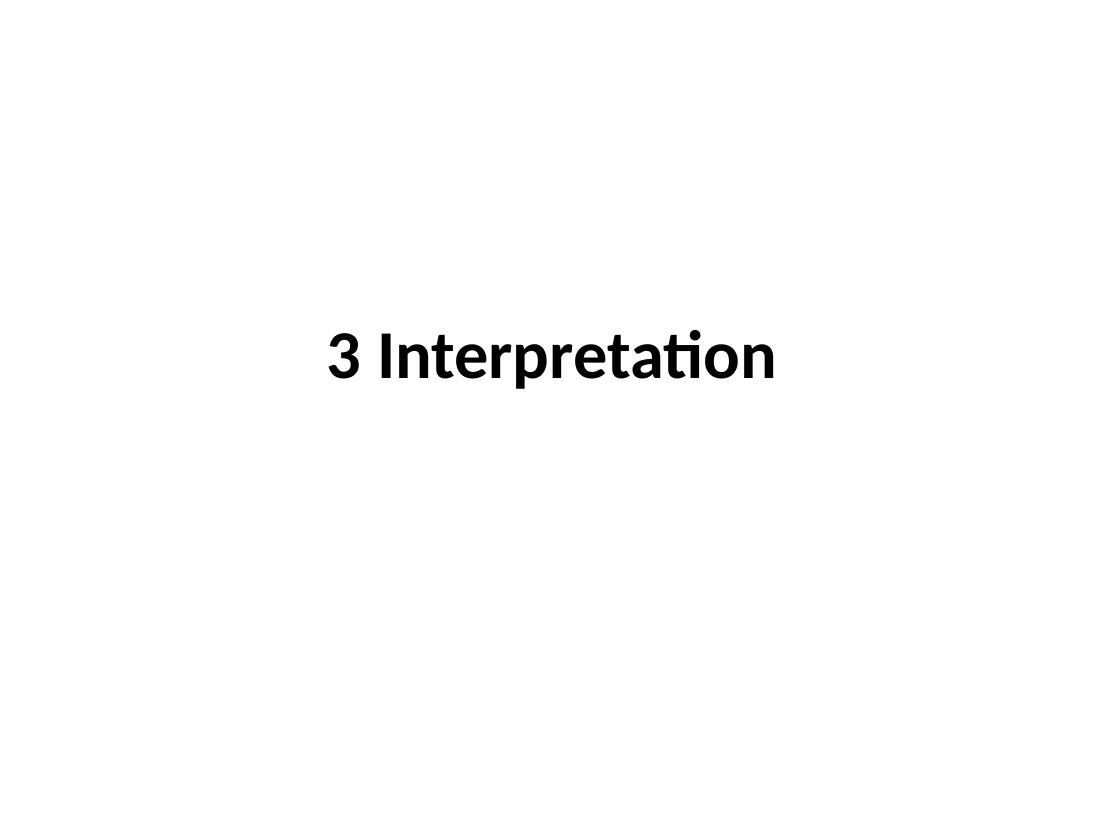
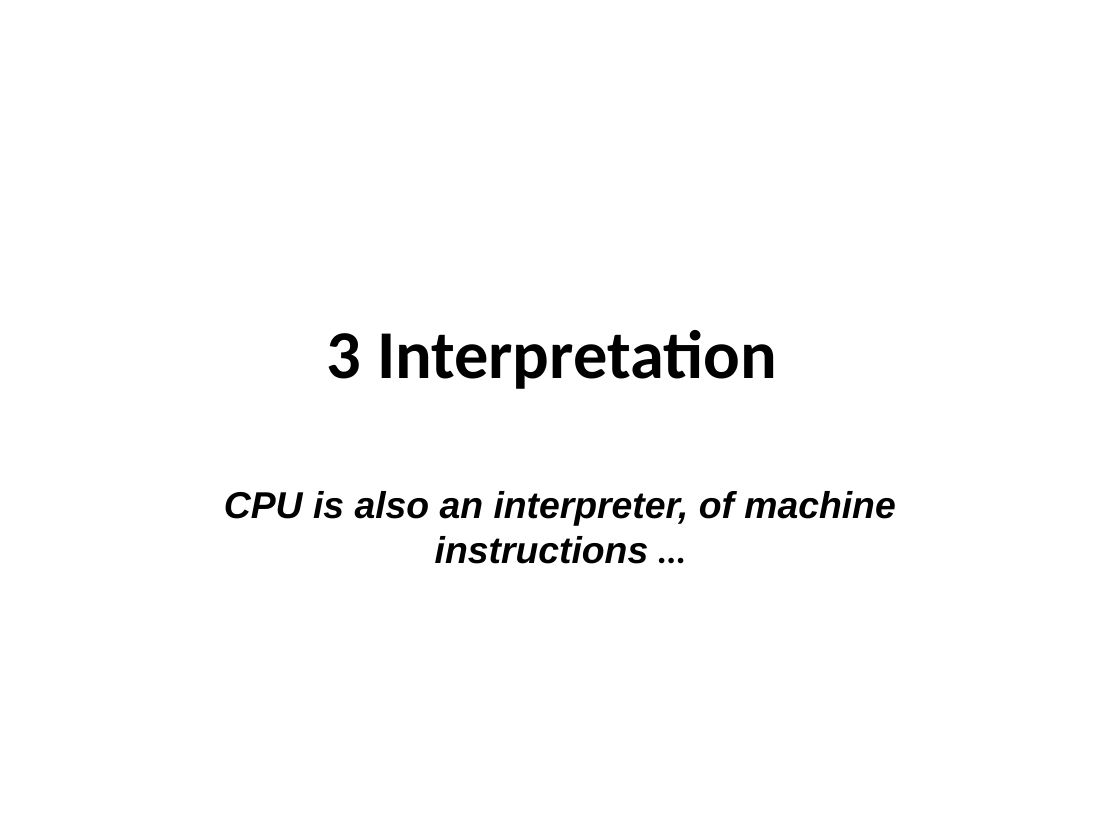
Before and after one commit to isurup/kalle-martin-group, a slide deck: slide 1 of SSE2/slides/3 Interpretation.ppt. Drawn at 1120x840 pixels with LibreOffice and Linux fonts; fonts in the diff are those of the drawing. Boxes give left, top, right and bottom in pixels: in the first picture for what was removed or moved away, otherwise in the second. Text is boxed around its words. In the diff, an @@ line names an element or a change of style, - is before the commit and + after.

```diff
--- a/SSE2/slides/3 Interpretation.ppt
+++ b/SSE2/slides/3 Interpretation.ppt
@@ subtitle added at [224, 491, 895, 564], 24 pt, text #000000, bold, italic @@
+CPU is also an interpreter, of machine instructions …
```
